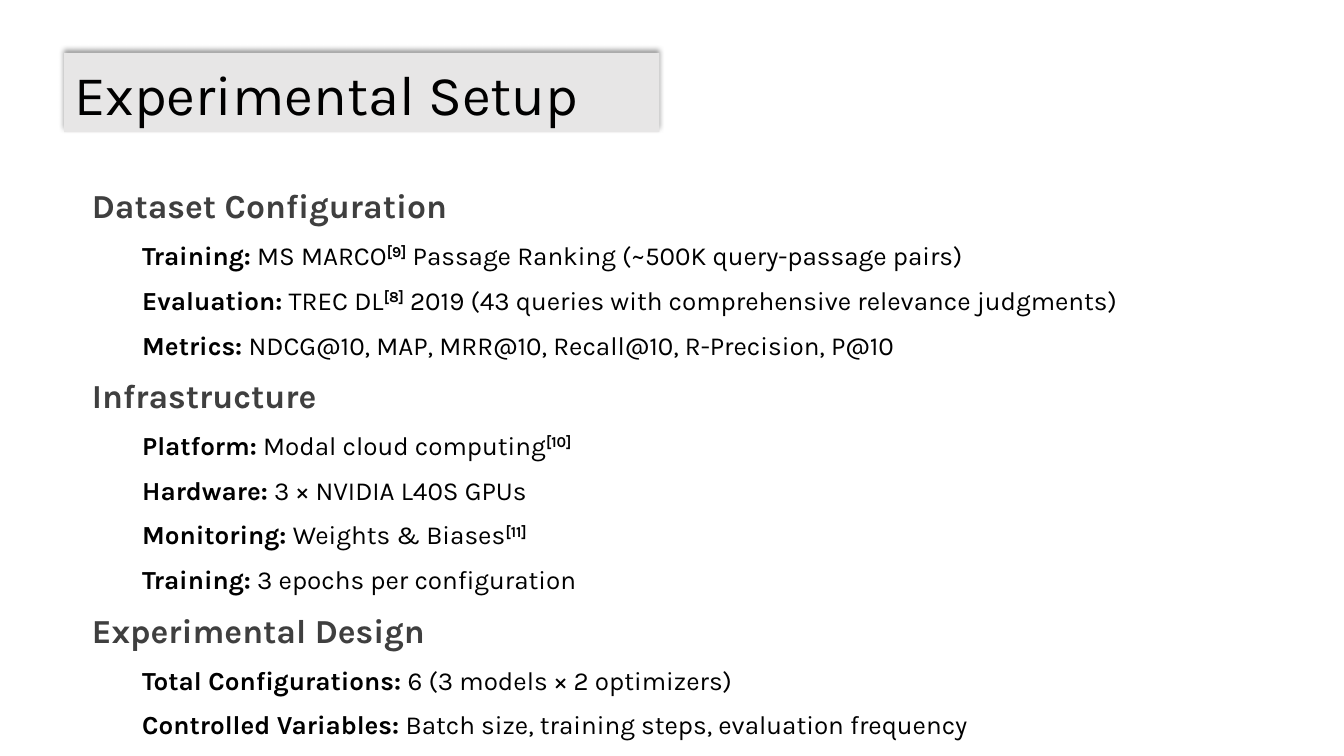
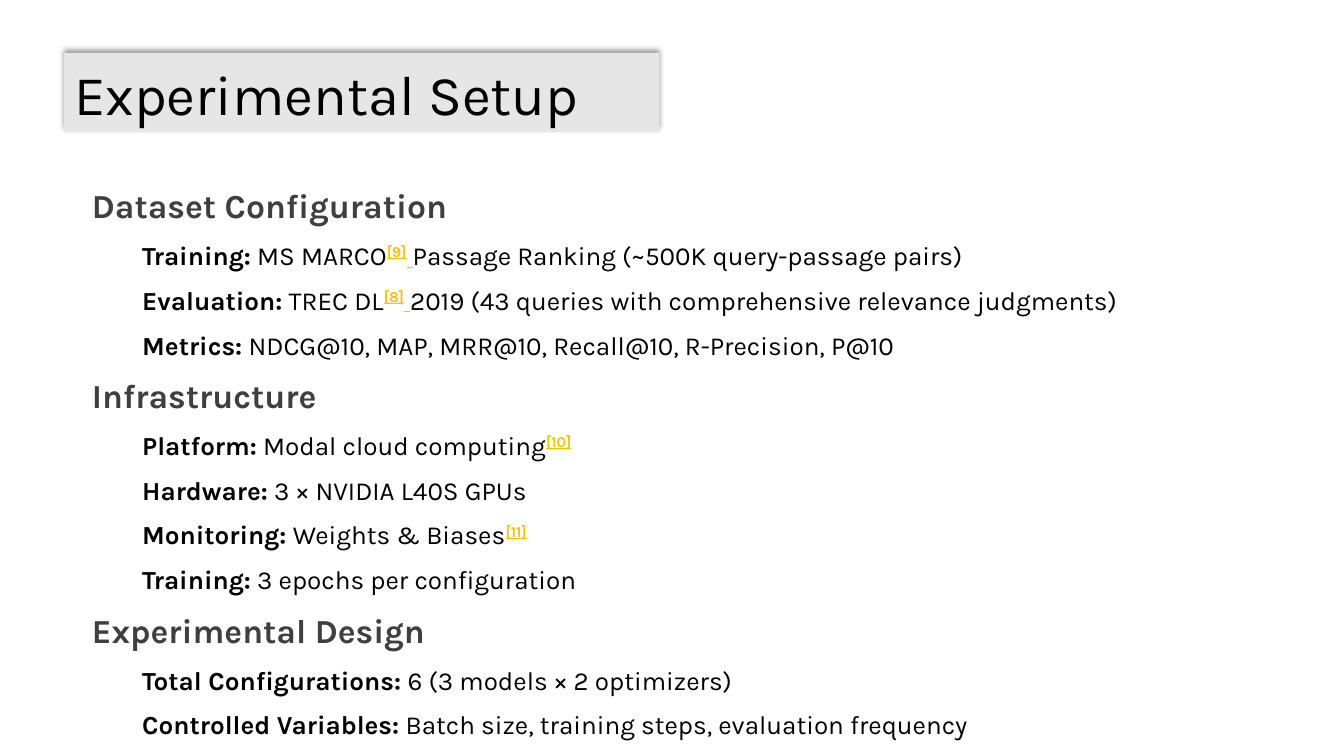
Before and after one commit to skfrost19/cross-encoder-modal, a slide deck: slide 13 of cross_encoder/thesis/Thesis_presentation.pptx. Drawn at 1344x756 pixels with LibreOffice and Linux fonts; fonts in the diff are those of the drawing. Boxes give left, top, right and bottom in pixels: in the first picture for what was removed or moved away, otherwise in the second. Text is boxed around its words. In the diff, an @@ line names an element or a change of style, - is before the commit and + after.

```diff
--- a/cross_encoder/thesis/Thesis_presentation.pptx
+++ b/cross_encoder/thesis/Thesis_presentation.pptx
@@ text at box(142, 245, 1117, 551): text colour #000000 to #FFC000, underline on in "MARCO[9]", "DL[8]", "computing[10]", "Biases[11]" @@
```
Also in this commit, not shown: 13 other slides changed, 1 other file.
